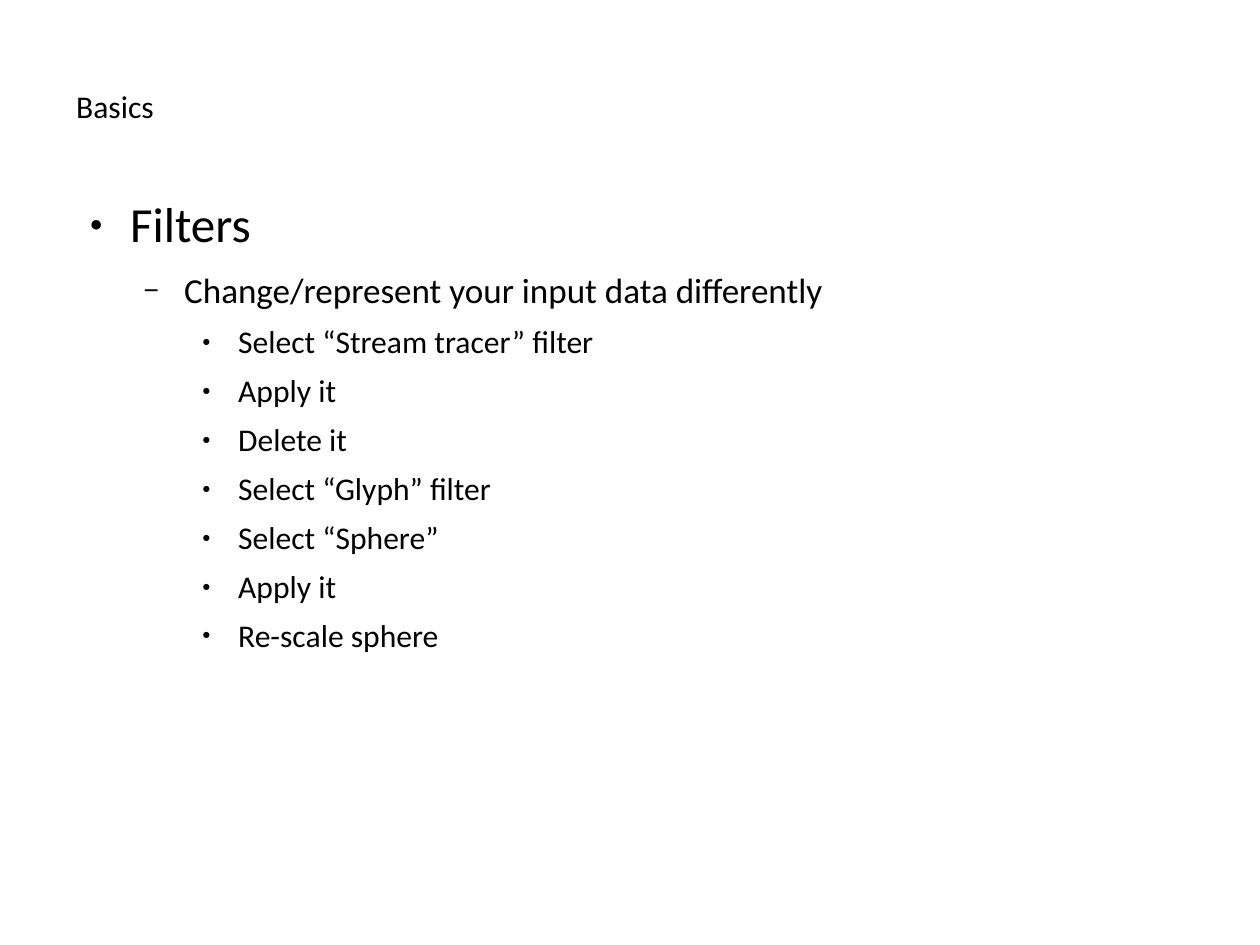
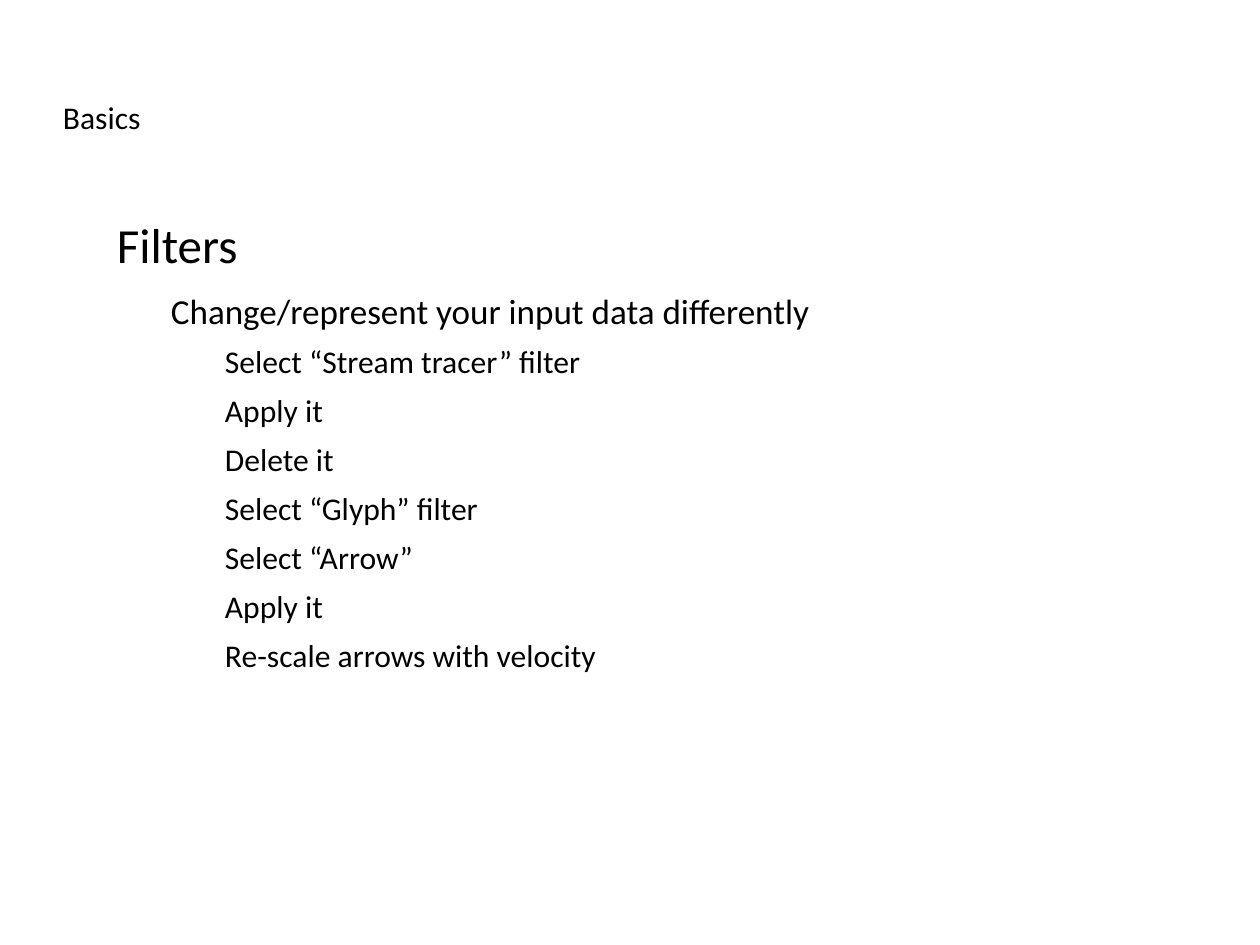
Before and after one commit to ucgmsim/workshops, a slide deck: slide 6 of presentation/slides.odp. Drawn at 1260x945 pixels with LibreOffice and Linux fonts; fonts in the diff are those of the drawing; background and template pictures are left out. Boxes give left, top, right and bottom in pixels: in the first picture for what was removed or moved away, otherwise in the second. Text is boxed around its words. In the diff, an @@ line names an element or a change of style, - is before the commit and + after.

```diff
--- a/presentation/slides.odp
+++ b/presentation/slides.odp
@@ title "Basics": place and size @@
-title "Basics" at [76, 96, 154, 119]
+title "Basics" at [63, 107, 141, 130]
@@ text "Filters": place and size @@
-text "Filters" at [130, 208, 822, 652]
+text "Filters" at [117, 229, 809, 672]
@@ text at [117, 229, 809, 623]: bullet colour #000000 to #FFFFFF @@
@@ text at [225, 546, 413, 570]: text changed @@
-    ● Select “Sphere”
+    ● Select “Arrow”
@@ text at [225, 645, 596, 672]: text changed @@
-    ● Re-scale sphere
+    ● Re-scale arrows with velocity
```
Also in this commit, not shown: 14 other slides changed, 2 other files.
